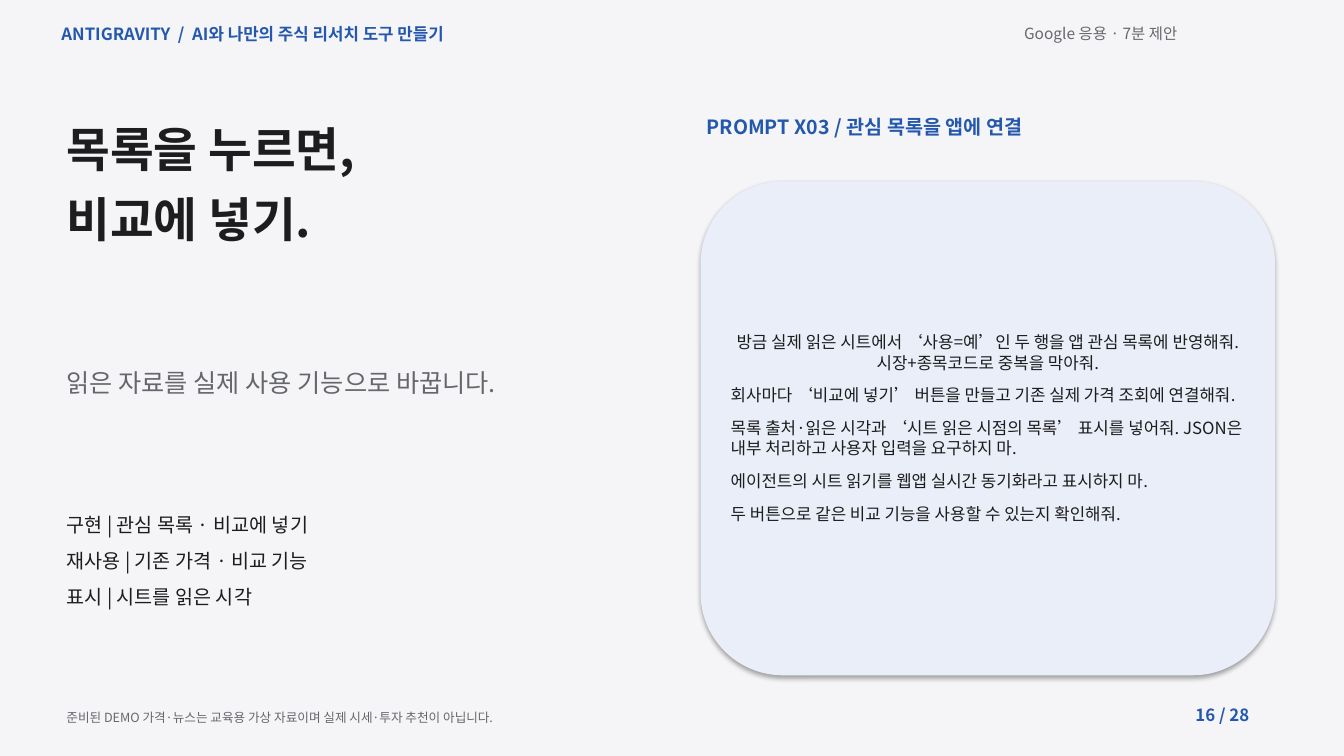
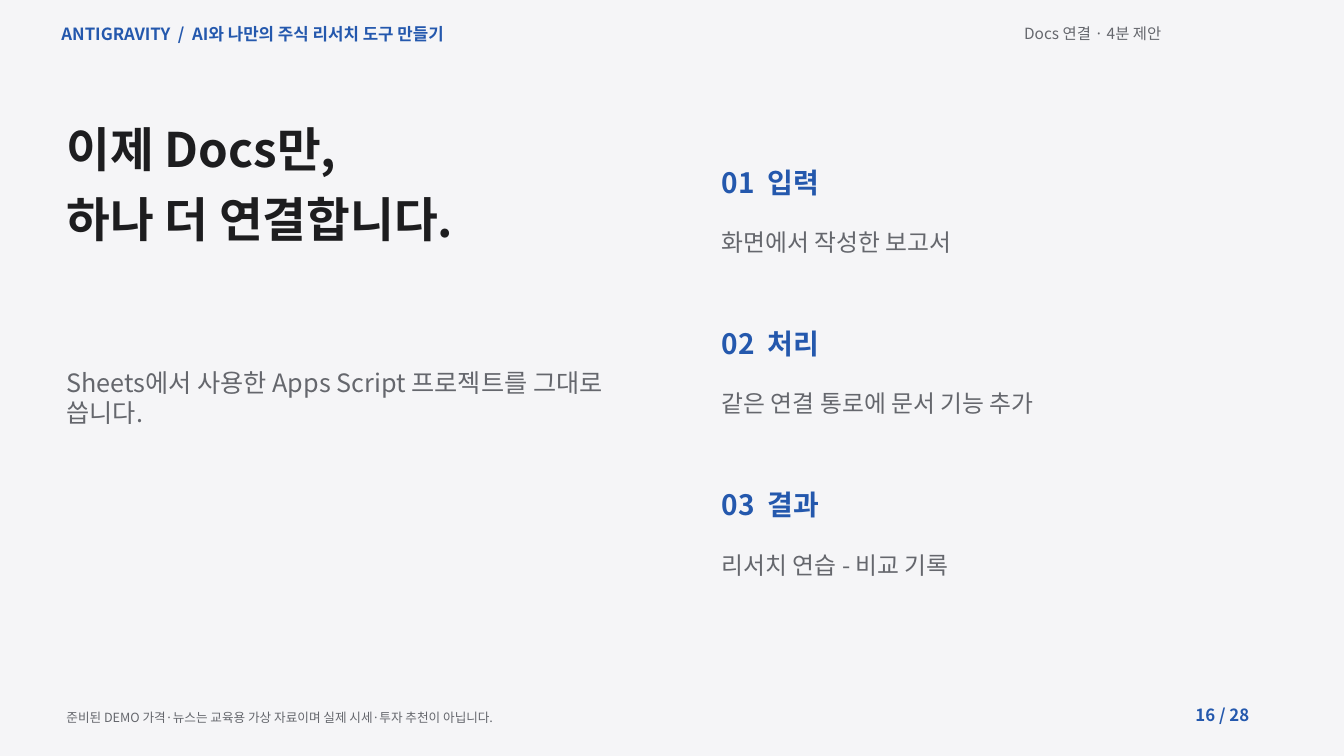
Before and after one commit to elect94/reportsol, a slide deck: slide 16 of materials/lecture.pptx. Drawn at 1344x756 pixels with LibreOffice and Linux fonts; fonts in the diff are those of the drawing. Boxes give left, top, right and bottom in pixels: in the first picture for what was removed or moved away, otherwise in the second. Text is boxed around its words. In the diff, an @@ line names an element or a change of style, - is before the commit and + after.

```diff
--- a/materials/lecture.pptx
+++ b/materials/lecture.pptx
@@ text at [1024, 26, 1161, 40]: text changed @@
-Google 응용 · 7분 제안
+Docs 연결 · 4분 제안
@@ text removed at [707, 117, 1022, 136] @@
-PROMPT X03 / 관심 목록을 앱에 연결
@@ text at [66, 127, 453, 242]: text changed @@
-목록을 누르면,
-비교에 넣기.
+이제 Docs만,
+하나 더 연결합니다.
@@ text added at [722, 169, 820, 196], 20 pt, text #2458AD, bold @@
+01 입력
@@ rounded rectangle removed at [701, 181, 1275, 676] @@
-방금 실제 읽은 시트에서 ‘사용=예’인 두 행을 앱 관심 목록에 반영해줘. 시장+종목코드로 중복을 막아줘.
-회사마다 ‘비교에 넣기’ 버튼을 만들고 기존 실제 가격 조회에 연결해줘.
-목록 출처·읽은 시각과 ‘시트 읽은 시점의 목록’ 표시를 넣어줘. JSON은 내부 처리하고 사용자 입력을 요구하지 마.
-에이전트의 시트 읽기를 웹앱 실시간 동기화라고 표시하지 마.
-두 버튼으로 같은 비교 기능을 사용할 수 있는지 확인해줘.
@@ text added at [722, 231, 952, 253], 17 pt, text #65676D @@
+화면에서 작성한 보고서
@@ text added at [722, 330, 820, 357], 20 pt, text #2458AD, bold @@
+02 처리
@@ text at [66, 371, 603, 424]: text changed @@
-읽은 자료를 실제 사용 기능으로 바꿉니다.
+Sheets에서 사용한 Apps Script 프로젝트를 그대로 씁니다.
@@ text added at [722, 392, 1034, 414], 17 pt, text #65676D @@
+같은 연결 통로에 문서 기능 추가
@@ text added at [722, 491, 820, 518], 20 pt, text #2458AD, bold @@
+03 결과
@@ text removed at [66, 515, 308, 606] @@
-구현 | 관심 목록 · 비교에 넣기
-재사용 | 기존 가격 · 비교 기능
-표시 | 시트를 읽은 시각
@@ text added at [722, 554, 949, 576], 17 pt, text #65676D @@
+리서치 연습 - 비교 기록
```
Also in this commit, not shown: 21 other slides changed, 1 slide added, 1 slide removed, 24 other files.
